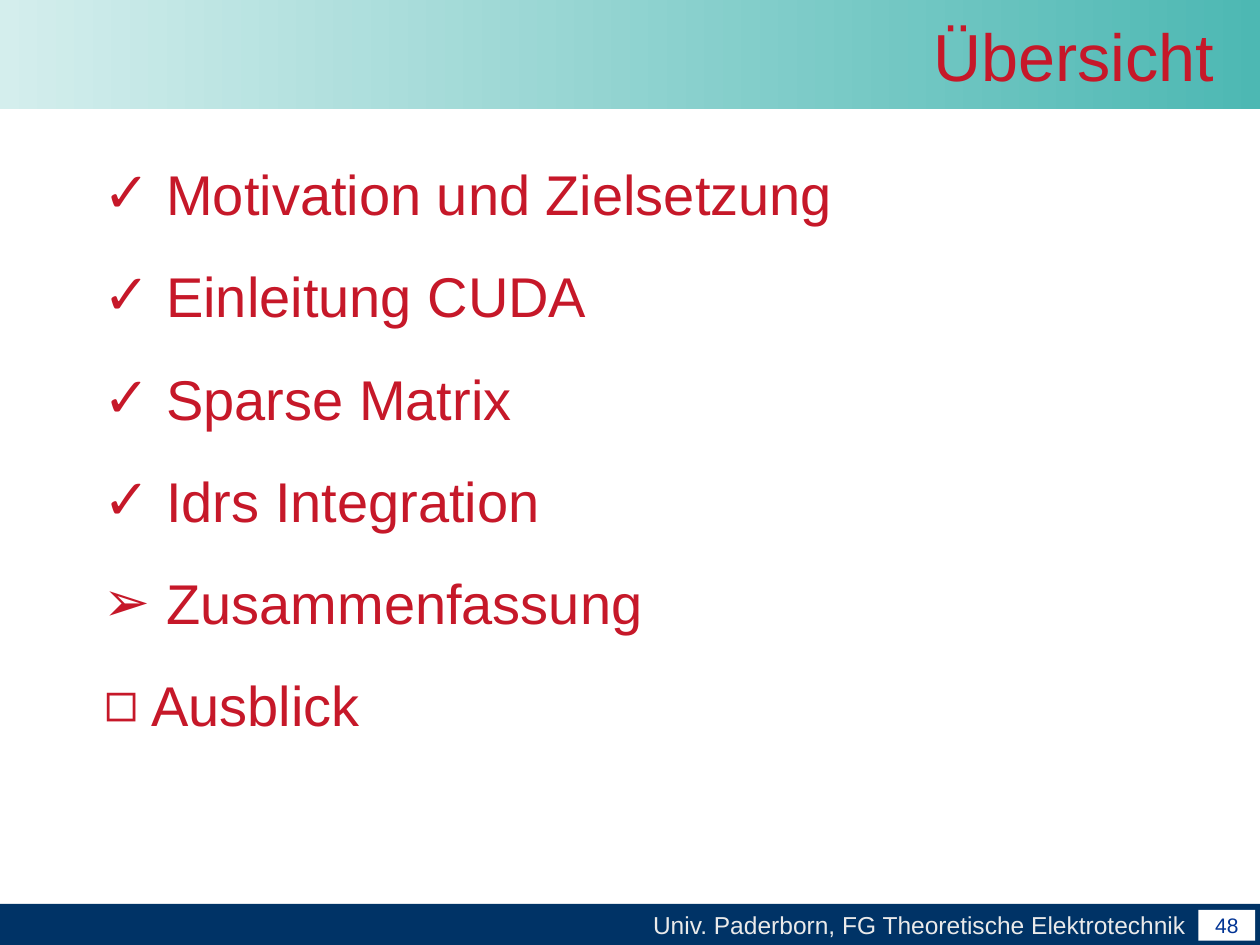
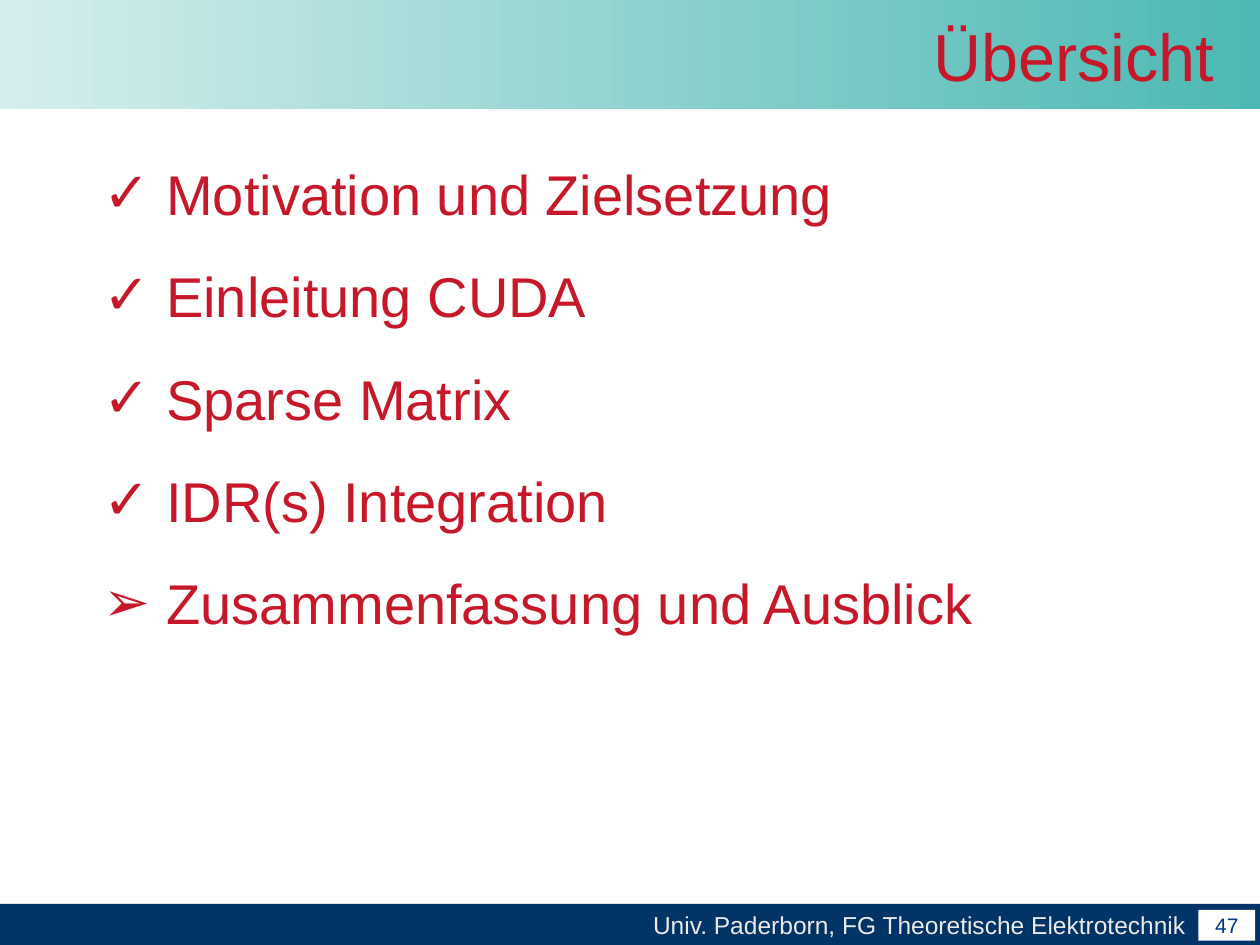
Before and after one commit to unconditional/projektarbeitcuda, a slide deck: slide 47 of Abschlussvortrag/Abschlussvortrag der Projektarbeit CUDA.ppt (slide 48 before the commit). Drawn at 1260x945 pixels with LibreOffice and Linux fonts; fonts in the diff are those of the drawing; background and template pictures are left out. Boxes give left, top, right and bottom in pixels: in the first picture for what was removed or moved away, otherwise in the second. Text is boxed around its words. In the diff, an @@ line names an element or a change of style, - is before the commit and + after.

```diff
--- a/Abschlussvortrag/Abschlussvortrag der Projektarbeit CUDA.ppt
+++ b/Abschlussvortrag/Abschlussvortrag der Projektarbeit CUDA.ppt
@@ text at bbox=[166, 481, 973, 635]: text changed @@
-✓ Idrs Integration
-➢ Zusammenfassung
-◻ Ausblick
+✓ IDR(s) Integration
+➢ Zusammenfassung und Ausblick
@@ page number at bbox=[1215, 918, 1238, 933]: text changed @@
-48
+47
```
Also in this commit, not shown: 6 other slides changed, 1 slide added, 1 slide removed.
